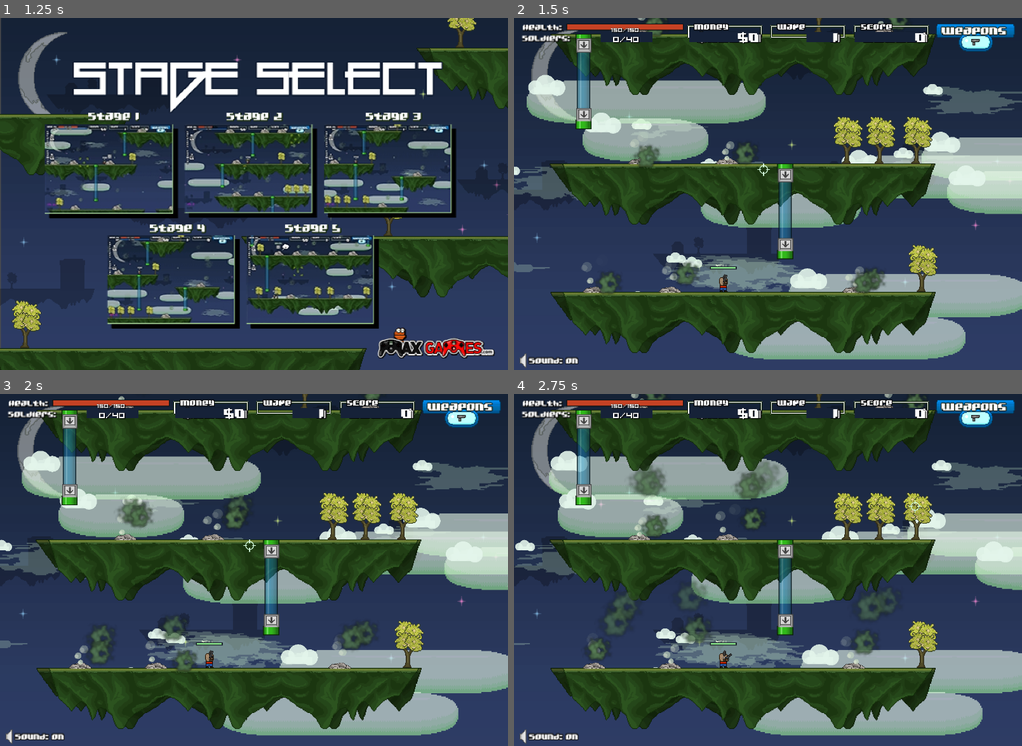
Above: before the commit, frames 1-4 (two rows, left to right).
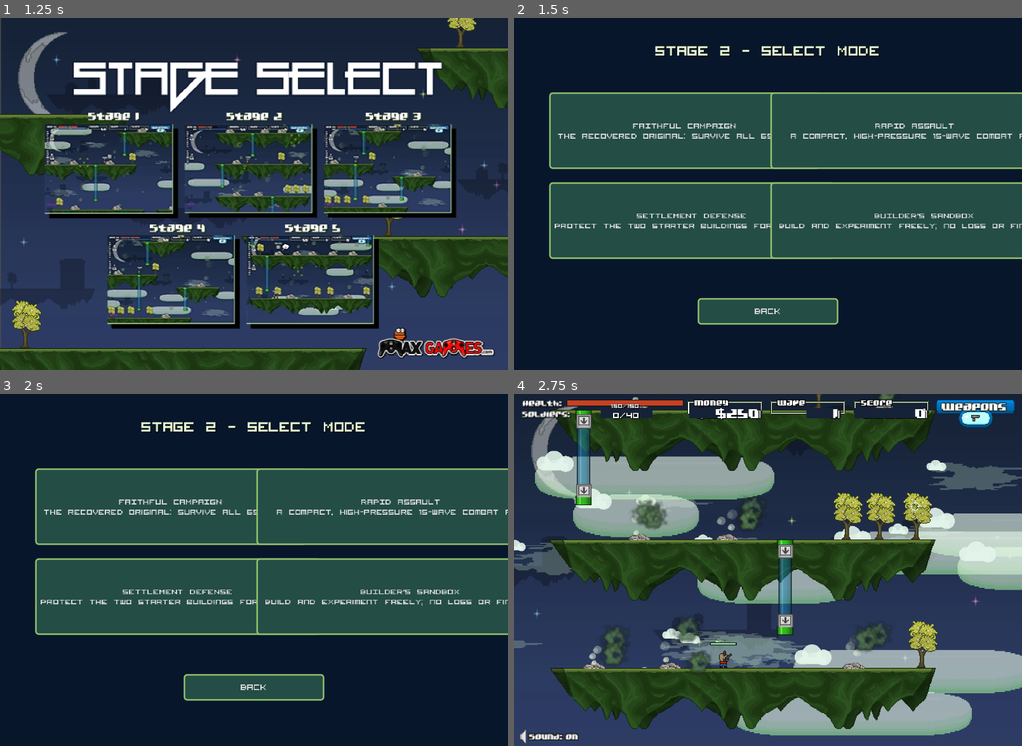
Above: after the commit, the same moments.

Repository: PerkoL890/reign-of-centipede
Game: Godot game, scene res://scenes/Main.tscn
Two runs of this game, one before a commit and one after it. Both use one fixed random seed, a clock stepped at 60 frames per second and the inputs below. Sound files missing from this copy of the repository are replaced by a short silence.
Inputs (mouse positions are in pixels of both pictures, inside the frame that each line leads up to):
- Up to frame 1 (1.25 s): click "PLAY" at 0.5 s
- Up to frame 2 (1.5 s): click "STAGE 2" at 1.25 s
- Up to frame 3 (2 s): no input
- Up to frame 4 (2.75 s): click (915, 506) at 2 s, where only the run after the commit has a clickable "RAPID ASSAULT A compact, high…"

Frame 1 is identical in both runs. In frame 2, 84% of the frame differs, in the area x 0-100%, y 0-100%; in frame 3, 84%; in frame 4, 8.9%.

Commit message:
Add enhanced game mode selection

Diff:
--- a/scripts/main.gd
+++ b/scripts/main.gd
@@ -114,14 +114,29 @@
 const DOCK_HIT_BOTTOMS := {"blue": 33.85, "purple": 39.55, "red": 51.90, "green": 58.55}
 const MODE_MENU := "menu"
 const MODE_STAGE_SELECT := "stage_select"
+const MODE_GAME_MODE_SELECT := "game_mode_select"
 const MODE_PLAY := "play"
 const MODE_CREDITS := "credits"
 const MODE_LOST := "lost"
 const MODE_WON := "won"
+const GAME_MODE_FAITHFUL := "faithful"
+const GAME_MODE_RAPID_ASSAULT := "rapid_assault"
+const GAME_MODE_SETTLEMENT_DEFENSE := "settlement_defense"
+const GAME_MODE_SANDBOX := "sandbox"
+const GAME_MODE_RULES := {
+	GAME_MODE_FAITHFUL: {"title": "FAITHFUL CAMPAIGN", "description": "The recovered original: survive all 65 waves.", "target_waves": 65, "wave_interval": 900, "starting_money": -1},
+	GAME_MODE_RAPID_ASSAULT: {"title": "RAPID ASSAULT", "description": "A compact, high-pressure 15-wave combat run.", "target_waves": 15, "wave_interval": 420, "starting_money": 250},
+	GAME_MODE_SETTLEMENT_DEFENSE: {"title": "SETTLEMENT DEFENSE", "description": "Protect the two starter buildings for 25 waves.", "target_waves": 25, "wave_interval": 600, "starting_money": 300},
+	GAME_MODE_SANDBOX: {"title": "BUILDER'S SANDBOX", "description": "Build and experiment freely; no loss or final wave.", "target_waves": 0, "wave_interval": 900, "starting_money": 999999},
+}
 
 var mode := MODE_MENU
 var paused := false
 var stage_id := 1
+var selected_stage_id := 1
+var game_mode := GAME_MODE_FAITHFUL
+var stage_elapsed_ticks := 0
+var settlement_core_indices: Array[int] = []
 var simulation_tick := 0
 var shoot_counter := 0
 var wave := 1
@@ -251,7 +266,7 @@
 			5: Rect2(316, 278, 165, 115),
 		}
 		for number in range(1, 6):
-			var button := _add_source_menu_hotspot("STAGE %d" % number, card_bounds[number], _start_stage.bind(number), "Stage %d" % number)
+			var button := _add_source_menu_hotspot("STAGE %d" % number, card_bounds[number], _show_game_mode_select.bind(number), "Stage %d" % number)
 			button.tooltip_text = "Stage %d — %d fixed construction sites" % [number, int(GameData.get_stage(number).get("slot_count", 0))]
 	else:
 		_add_full_screen_panel(Color("#0b1c35"))
@@ -260,9 +275,26 @@
 		for number in range(1, 6):
 			var row := (number - 1) / 3
 			var column := (number - 1) % 3
-			var button := _add_button("STAGE %d" % number, Vector2(115 + column * 145, 145 + row * 68), Vector2(130, 48), _start_stage.bind(number), 15)
+			var button := _add_button("STAGE %d" % number, Vector2(115 + column * 145, 145 + row * 68), Vector2(130, 48), _show_game_mode_select.bind(number), 15)
 			button.tooltip_text = "%d fixed construction sites" % int(GameData.get_stage(number).get("slot_count", 0))
 		_add_button("BACK", Vector2(235, 350), Vector2(180, 34), _show_main_menu, 14)
+	queue_redraw()
+
+func _show_game_mode_select(number: int) -> void:
+	selected_stage_id = number
+	mode = MODE_GAME_MODE_SELECT
+	_clear_ui()
+	_add_full_screen_panel(Color("#08162b"))
+	_add_title("STAGE %d — SELECT MODE" % number, Vector2(80, 24), Vector2(490, 36), 23, Color("#e7f7d2"))
+	var modes := [GAME_MODE_FAITHFUL, GAME_MODE_RAPID_ASSAULT, GAME_MODE_SETTLEMENT_DEFENSE, GAME_MODE_SANDBOX]
+	for index in range(modes.size()):
+		var mode_id: String = modes[index]
+		var rules: Dictionary = GAME_MODE_RULES[mode_id]
+		var row := index / 2
+		var column := index % 2
+		var label := "%s\n%s" % [rules.get("title", mode_id), rules.get("description", "")]
+		_add_button(label, Vector2(45 + column * 283, 95 + row * 115), Vector2(270, 98), _start_stage.bind(number, mode_id), 13)
+	_add_button("BACK", Vector2(235, 358), Vector2(180, 34), _show_stage_select, 14)
 	queue_redraw()
 
 func _show_credits() -> void:
@@ -333,8 +365,11 @@
 	_build_hud()
 	_set_status("Tutorial complete. Stage %d begins." % stage_id)
 
-func _start_stage(number: int) -> void:
+func _start_stage(number: int, selected_mode: String = GAME_MODE_FAITHFUL) -> void:
 	stage_id = number
+	game_mode = selected_mode if GAME_MODE_RULES.has(selected_mode) else GAME_MODE_FAITHFUL
+	stage_elapsed_ticks = 0
+	settlement_core_indices.clear()
 	mode = MODE_PLAY
 	paused = false
 	if not has_started_a_stage:
@@ -343,7 +378,8 @@
 		has_started_a_stage = true
 	wave = 1
 	var stage := GameData.get_stage(stage_id)
-	money = int(stage.get("starting_money", 0))
+	var rules: Dictionary = GAME_MODE_RULES[game_mode]
+	money = int(stage.get("starting_money", 0)) if int(rules.get("starting_money", -1)) < 0 else int(rules.get("starting_money", 0))
 	score = 0
 	selected_building = ""
 	building_menu_site_index = -1
@@ -371,11 +407,13 @@
 	camera_position = StageLayout.MAP_FRAME_ORIGIN - StageLayout.INITIAL_CONTAINER_STAGE_POSITION
 	stage_texture = null
 	_create_build_sites(stage)
+	if game_mode == GAME_MODE_SETTLEMENT_DEFENSE:
+		_create_settlement_starters()
 	_clear_ui()
 	_build_hud()
 	_play_music("res://assets/original/audio/game.mp3")
-	_set_status("Stage %d — survive 65 waves." % stage_id)
-	if first_time_playing and stage_id == 1:
+	_set_status("Stage %d — %s" % [stage_id, str(rules.get("description", ""))])
+	if first_time_playing and stage_id == 1 and game_mode == GAME_MODE_FAITHFUL:
 		_show_tutorial()
 	queue_redraw()
 
@@ -384,7 +422,7 @@
 	_stop_music()
 	_clear_ui()
 	var source_frame := "menu_win.png" if did_win else "menu_lose.png"
-	if _add_original_main_menu_frame(source_frame):
+	if game_mode == GAME_MODE_FAITHFUL and _add_original_main_menu_frame(source_frame):
 		if did_win:
 			_add_source_menu_hotspot("STAGE SELECT", Rect2(75, 245, 400, 64), _show_stage_select, "Stage select")
 		else:
@@ -392,10 +430,11 @@
 	else:
 		_add_full_screen_panel(Color(0.02, 0.06, 0.12, 0.88))
 		_add_title("STAGE COMPLETE" if did_win else "YOU WERE OVERWHELMED", Vector2(62, 105), Vector2(526, 52), 26, Color("#e7f7d2") if did_win else Color("#ffb0a0"))
-		var message := "You've completed all 65 waves.\nSee if you can complete another stage." if did_win else "Your island settlement fell on wave %d." % wave
+		var rules: Dictionary = GAME_MODE_RULES[game_mode]
+		var message := "Completed %s on Stage %d." % [rules.get("title", game_mode), stage_id] if did_win else "Your island settlement fell on wave %d." % wave
 		_add_label(message, Vector2(100, 182), Vector2(450, 52), 15, Color("#d6e9d1"), HORIZONTAL_ALIGNMENT_CENTER)
 		_add_label("Final score: %06d     Money: $%04d" % [score, money], Vector2(120, 258), Vector2(410, 25), 14, Color("#a9c8bf"), HORIZONTAL_ALIGNMENT_CENTER)
-		_add_button("STAGE SELECT", Vector2(225, 325), Vector2(200, 36), _show_stage_select, 14)
+		_add_button("TRY AGAIN" if not did_win else "STAGE SELECT", Vector2(225, 325), Vector2(200, 36), _start_stage.bind(stage_id, game_mode) if not did_win else _show_stage_select, 14)
 	queue_redraw()
 
 func _show_pause_menu() -> void:
@@ -751,8 +790,9 @@
 
 func _tick() -> void:
 	simulation_tick += 1
+	stage_elapsed_ticks += 1
 	shoot_counter += 1
-	if infinite_money_cheat:
+	if infinite_money_cheat or game_mode == GAME_MODE_SANDBOX:
 		money = 999999
 	_update_player()
 	# Flash handles its timer, balloons and the loss/win checks before it makes
@@ -780,13 +820,21 @@
 		# Source c_mc coordinates: x=-200..700, y=300. Convert once to the
 		# map coordinate system used by this recreation.
 		_create_balloon(_source_pixels_to_map(Vector2(random.randf_range(-200.0, 700.0), 300.0)), true)
-	if simulation_tick % GameData.WAVE_INTERVAL_TICKS == 0:
+	var rules: Dictionary = GAME_MODE_RULES[game_mode]
+	var wave_interval := int(rules.get("wave_interval", GameData.WAVE_INTERVAL_TICKS))
+	var wave_clock := simulation_tick if game_mode == GAME_MODE_FAITHFUL else stage_elapsed_ticks
+	if game_mode != GAME_MODE_SANDBOX and wave_clock > 0 and wave_clock % wave_interval == 0:
 		wave += 1
 	# Loss deliberately wins this tie, as in MainTimeline.handleMisc().
-	if float(player.get("health", 0.0)) <= 0.0:
+	if game_mode != GAME_MODE_SANDBOX and float(player.get("health", 0.0)) <= 0.0:
 		_finish_stage(false)
 		return true
-	if GameData.is_victory_wave(wave):
+	if game_mode == GAME_MODE_SETTLEMENT_DEFENSE and _settlement_is_destroyed():
+		_set_status("The settlement has fallen.")
+		_finish_stage(false)
+		return true
+	var target_waves := int(rules.get("target_waves", GameData.LAST_COMPLETED_WAVE))
+	if target_waves > 0 and wave > target_waves:
 		_finish_stage(true)
 		return true
 	return false
@@ -1073,6 +1121,23 @@
 		})
 		_create_smoke(position + Vector2(random.randf_range(-12.0, 12.0), random.randf_range(-32.0, -16.0)))
 
+func _create_settlement_starters() -> void:
+	var starter_ids := ["small_shack", "carpenter_house"]
+	for index in range(mini(starter_ids.size(), buildings.size())):
+		var site: Dictionary = buildings[index]
+		site["id"] = starter_ids[index]
+		_complete_building(site)
+		buildings[index] = site
+		settlement_core_indices.append(index)
+
+func _settlement_is_destroyed() -> bool:
+	if settlement_core_indices.is_empty():
+		return false
+	for index in settlement_core_indices:
+		if index >= 0 and index < buildings.size() and buildings[index].get("state", "rubble") == "complete":
+			return false
+	return true
+
 func _build_site_positions() -> Array:
 	var positions: Array = []
 	for site in StageLayout.building_sites_for(stage_id):
@@ -1288,14 +1353,17 @@
 	return best_surface
 
 func _handle_spawns() -> void:
-	for event in GameData.scheduled_enemy_events(wave, simulation_tick):
+	var spawn_tick := simulation_tick if game_mode == GAME_MODE_FAITHFUL else stage_elapsed_ticks
+	if game_mode == GAME_MODE_RAPID_ASSAULT:
+		spawn_tick *= 2
+	for event in GameData.scheduled_enemy_events(wave, spawn_tick):
 		var spawn_position: Vector2
 		if str(event.get("spawn_kind", "player_relative")) == "fixed":
 			spawn_position = _source_pixels_to_map(Vector2(-540.0, -410.0))
 		else:
 			spawn_position = player.get("pos", Vector2.ZERO) + Vector2(random.randf_range(-500.0, 500.0), random.randf_range(-400.0, 400.0))
 		_create_enemy(str(event.get("enemy_id", "small_flying")), spawn_position)
-	var dock_event: Dictionary = GameData.scheduled_dock_event(wave, simulation_tick, stage_id)
+	var dock_event: Dictionary = GameData.scheduled_dock_event(wave, spawn_tick, stage_id)
 	if not dock_event.is_empty() and docks.size() < GameData.MAX_DOCKS:
 		_create_dock(str(dock_event.get("dock_id", "blue")), _choose_dock_enemy(dock_event))
 
--- a/tests/smoke_test.gd
+++ b/tests/smoke_test.gd
@@ -79,6 +79,22 @@
 		_expect(game.money == expected_money, "Stage %d should start with $%d." % [stage_number, expected_money])
 		_expect(not game.paused, "Only the initial Stage 1 launch should show the tutorial.")
 
+	# Upgrade modes share the recovered maps but have distinct objectives/rules.
+	game._start_stage(1, game.GAME_MODE_RAPID_ASSAULT)
+	_expect(game.game_mode == game.GAME_MODE_RAPID_ASSAULT and game.money == 250, "Rapid Assault should use its own starting resources.")
+	game.stage_elapsed_ticks = 419
+	game._handle_misc()
+	_expect(game.wave == 1, "Rapid Assault should not advance before its compact wave interval.")
+	game.stage_elapsed_ticks = 420
+	game._handle_misc()
+	_expect(game.wave == 2, "Rapid Assault should advance at its compact wave interval.")
+	game._start_stage(1, game.GAME_MODE_SETTLEMENT_DEFENSE)
+	_expect(game.settlement_core_indices.size() == 2, "Settlement Defense should create two protected starter buildings.")
+	_expect(not game._settlement_is_destroyed(), "An intact settlement should not be considered defeated.")
+	game._start_stage(1, game.GAME_MODE_SANDBOX)
+	game.player["health"] = 0.0
+	_expect(not game._handle_misc(), "Sandbox should not end when the player health reaches zero.")
+
 	# Player uses separate source child symbols for body, weapon and flash. The
 	# recovered source emits a pistol bullet from weapon.flash.x - 20, which is
 	# around the body centre rather than the old hard-coded point above the head.
@@ -112,7 +128,15 @@
 	_expect(stage_two_button != null, "Stage Select should expose a Stage 2 button.")
 	if stage_two_button != null:
 		stage_two_button.pressed.emit()
-		_expect(game.stage_id == 2 and game.mode == game.MODE_PLAY, "Stage Select button should start its matching stage.")
+		_expect(game.selected_stage_id == 2 and game.mode == game.MODE_GAME_MODE_SELECT, "Stage Select should open mode selection for its matching stage.")
+		var faithful_mode_button: Button
+		for child in game.ui_layer.get_children():
+			if child is Button and child.text.begins_with("FAITHFUL CAMPAIGN"):
+				faithful_mode_button = child
+		_expect(faithful_mode_button != null, "Mode Select should expose Faithful Campaign.")
+		if faithful_mode_button != null:
+			faithful_mode_button.pressed.emit()
+		_expect(game.stage_id == 2 and game.mode == game.MODE_PLAY and game.game_mode == game.GAME_MODE_FAITHFUL, "Faithful Campaign should start the selected stage.")
 		_expect(game.money == 0, "Selecting Stage 2 should not carry Stage 1's starting money.")
 
 	# The original's menu reset did not reset the global simulation/shoot counters.
